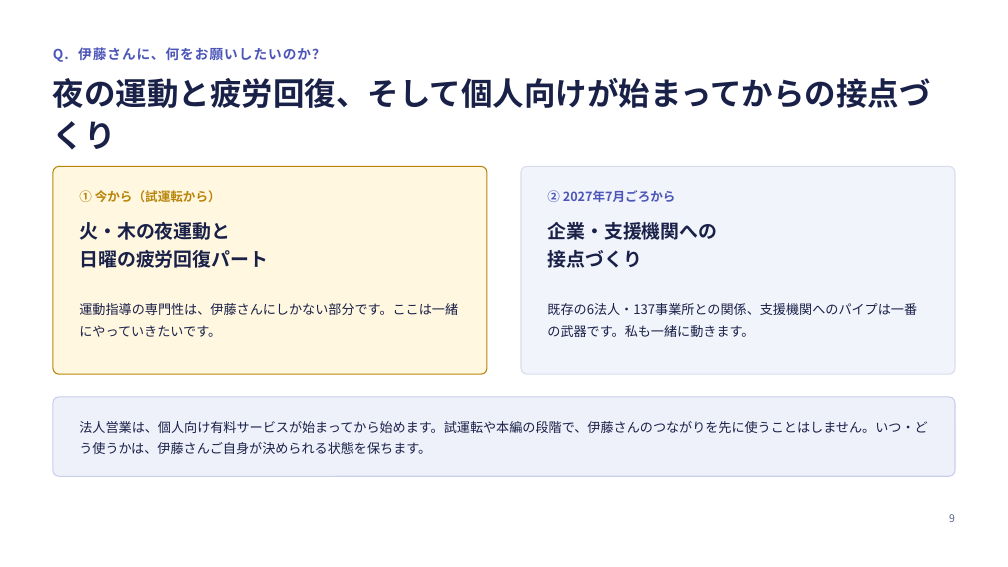
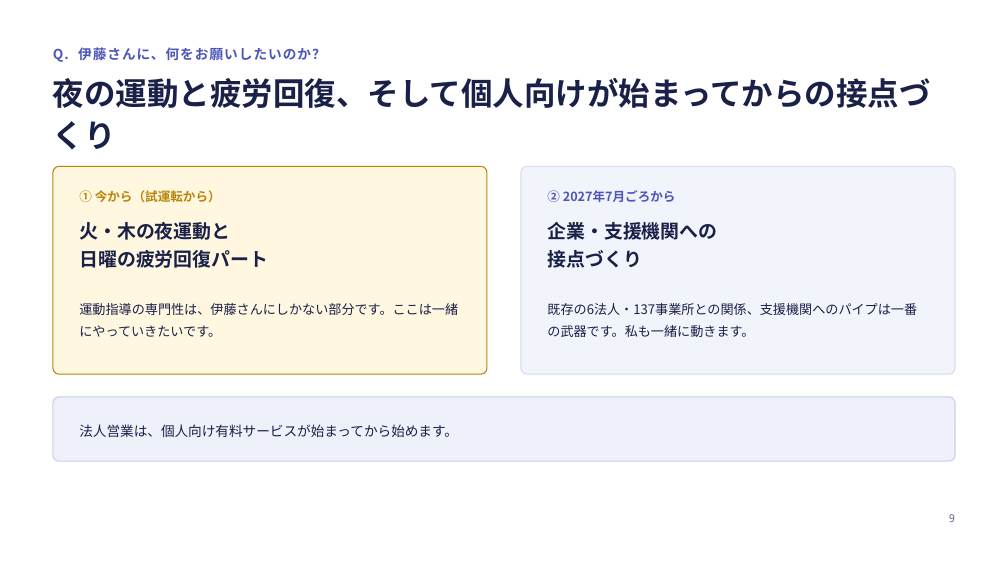
Before and after one commit to kuma-0509/yorucare, a slide deck: slide 9 of docs/ヨルケア事業化プラン_伊藤さん_20260905.pptx. Drawn at 1008x567 pixels with LibreOffice and Linux fonts; fonts in the diff are those of the drawing. Boxes give left, top, right and bottom in pixels: in the first picture for what was removed or moved away, otherwise in the second. Text is boxed around its words. In the diff, an @@ line names an element or a change of style, - is before the commit and + after.

```diff
--- a/docs/ヨルケア事業化プラン_伊藤さん_20260905.pptx
+++ b/docs/ヨルケア事業化プラン_伊藤さん_20260905.pptx
@@ rounded rectangle: place and size @@
-rounded rectangle at box(53, 397, 955, 476)
+rounded rectangle at box(53, 397, 955, 461)
@@ rounded rectangle at box(53, 397, 955, 461): proportions changed @@
@@ text at box(79, 424, 458, 437): text changed; size 12.5 to 13 pt @@
-法人営業は、個人向け有料サービスが始まってから始めます。試運転や本編の段階で、伊藤さんのつながりを先に使うことはしません。いつ・どう使うかは、伊藤さんご自身が決められる状態を保ちます。
+法人営業は、個人向け有料サービスが始まってから始めます。
```
Also in this commit, not shown: 5 other slides changed, 2 other files.
